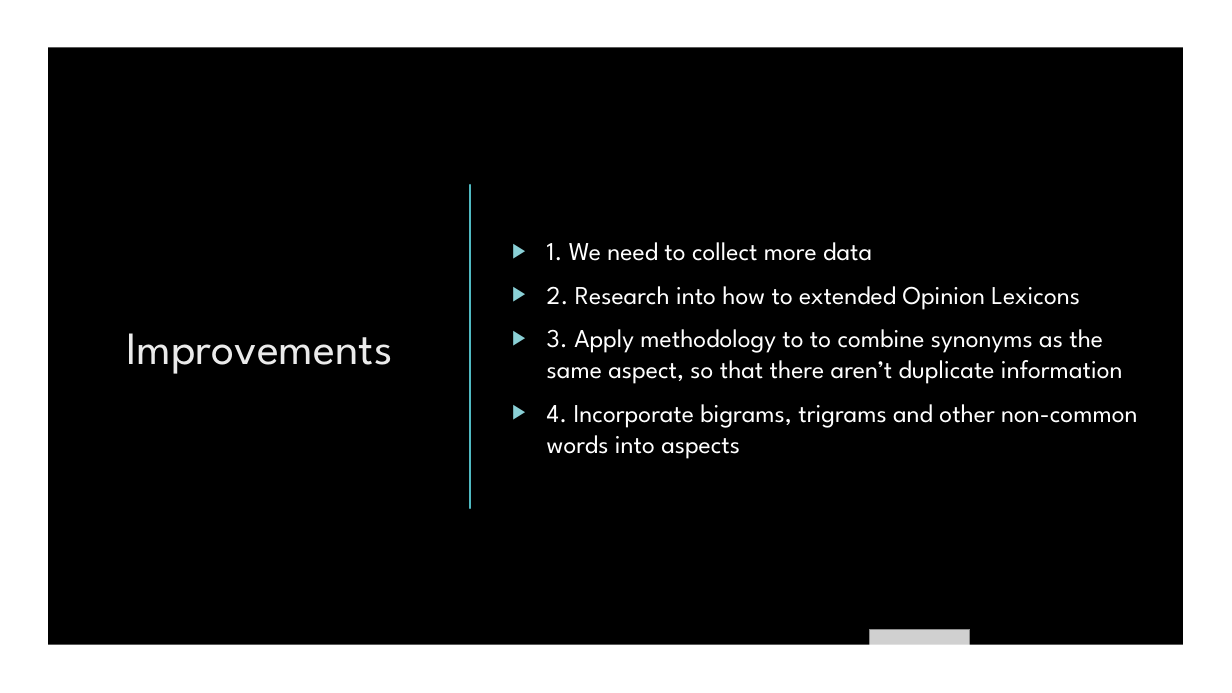
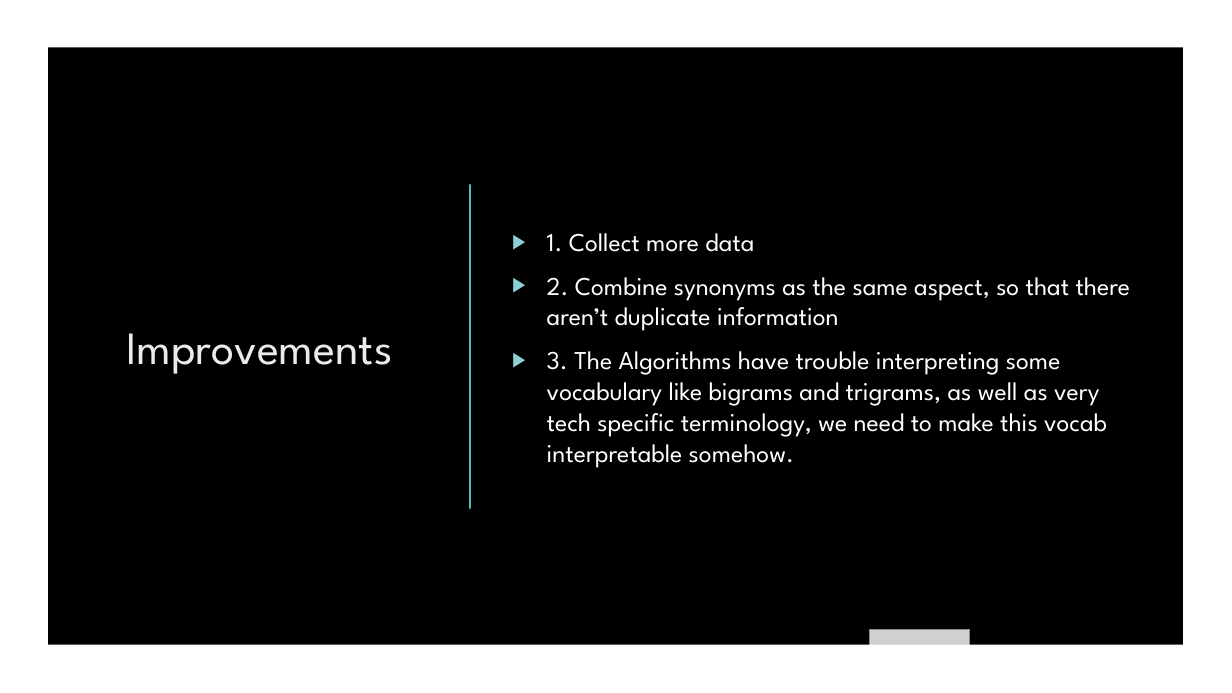
Before and after one commit to ayan1995/Thinkful, a slide deck: slide 22 of Bootcamp/Final Capstone Opinion Mining/Opinion Mining Presentation.pptx (slide 31 before the commit). Drawn at 1232x693 pixels with LibreOffice and Linux fonts; fonts in the diff are those of the drawing; grey boxes stand for pictures; background and template pictures are left out. Boxes give left, top, right and bottom in pixels: in the first picture for what was removed or moved away, otherwise in the second. Text is boxed around its words. In the diff, an @@ line names an element or a change of style, - is before the commit and + after.

```diff
--- a/Bootcamp/Final Capstone Opinion Mining/Opinion Mining Presentation.pptx
+++ b/Bootcamp/Final Capstone Opinion Mining/Opinion Mining Presentation.pptx
@@ text at bbox=[547, 233, 1131, 468]: text changed @@
-▶ 1. We need to collect more data
-▶ 2. Research into how to extended Opinion Lexicons
-▶ 3. Apply methodology to to combine synonyms as the same aspect, so that there aren’t duplicate information
-▶ 4. Incorporate bigrams, trigrams and other non-common words into aspects
+▶ 1. Collect more data
+▶ 2. Combine synonyms as the same aspect, so that there aren’t duplicate information
+▶ 3. The Algorithms have trouble interpreting some vocabulary like bigrams and trigrams, as well as very tech specific terminology, we need to make this vocab interpretable somehow.
```
Also in this commit, not shown: 5 other slides changed, 1 slide added, 11 slides removed, 1 other file.
